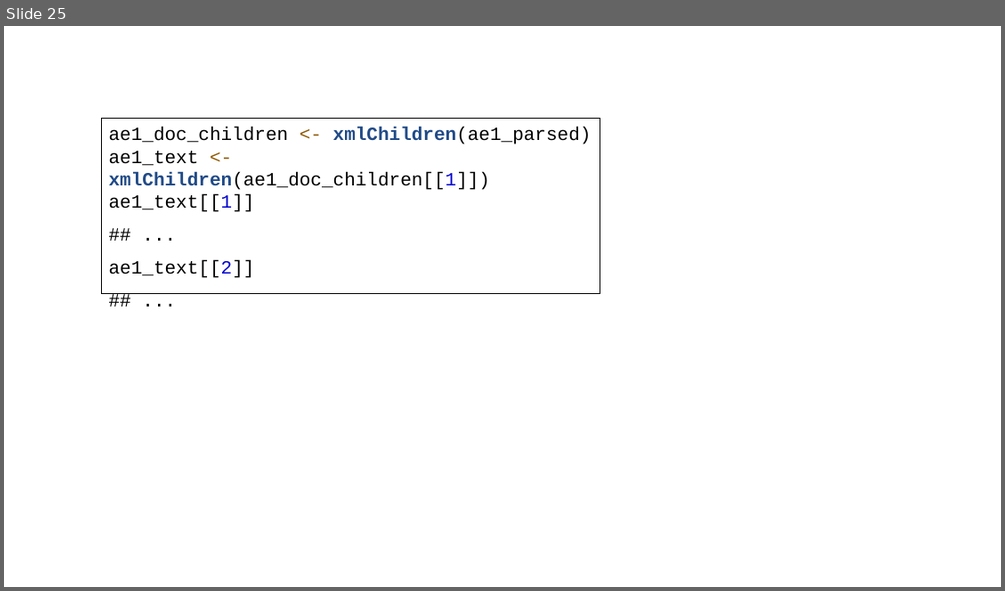
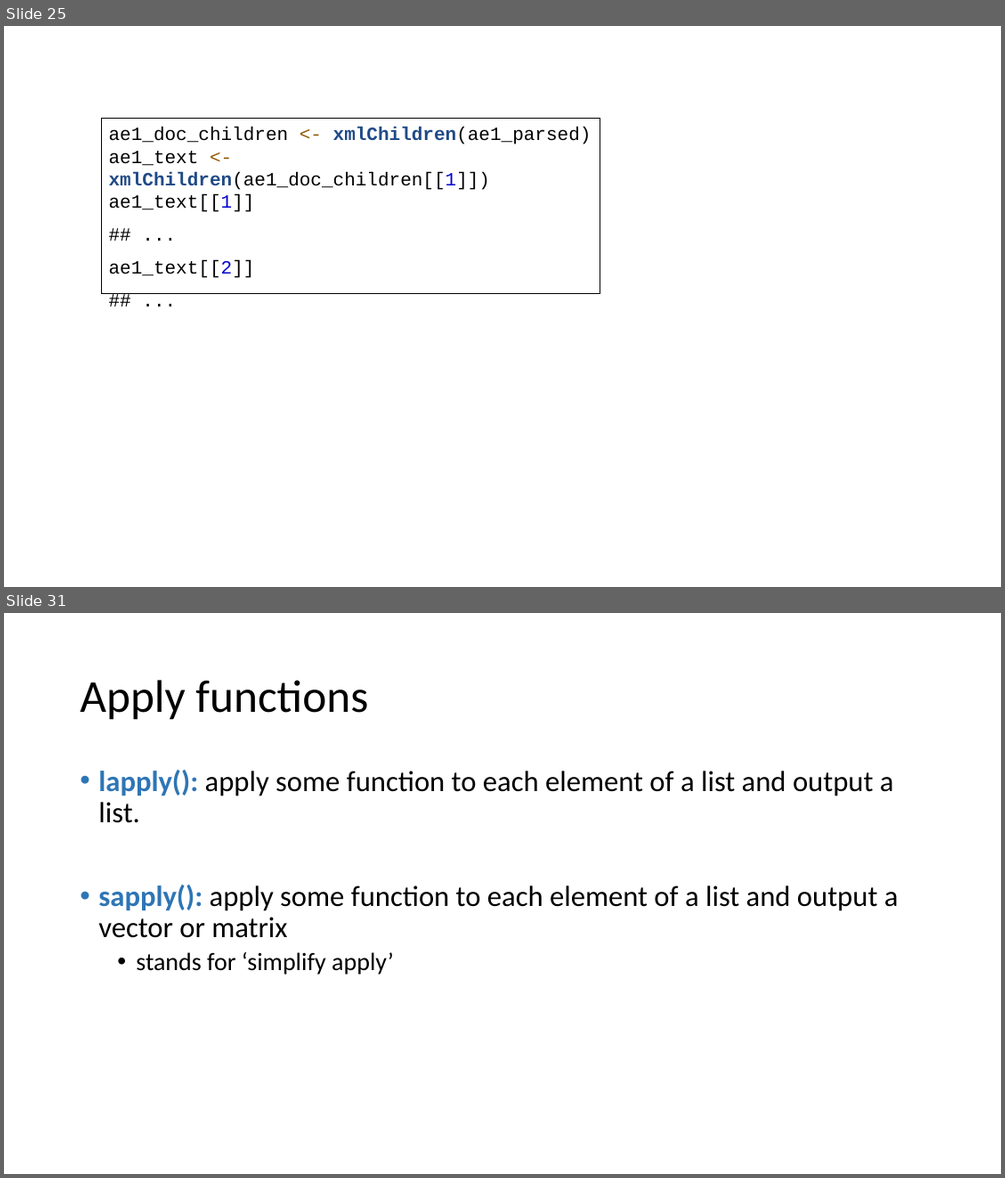
Before and after one commit to ajrtallman/Corpus_Linguistics_FSU_2023-2024, a slide deck: 03_lectures/Corpus linguistics_2023_12_15.pptx. Shown one above the other, each under a label of ours: slide 25 before the commit, slides 25 and 31 after it; the slides between them are not shown. The pictures are 1005x591 and 1005x1178 pixels, drawn with LibreOffice and Linux fonts; fonts in the diff are those of the drawing. Boxes give left, top, right and bottom in pixels: in the first picture for what was removed or moved away, otherwise in the second. Text is boxed around its words. In the diff, an @@ line names an element or a change of style, - is before the commit and + after.

```diff
--- a/03_lectures/Corpus linguistics_2023_12_15.pptx
+++ b/03_lectures/Corpus linguistics_2023_12_15.pptx
@@ slide 31 added at (4, 613, 1001, 1174), background #FFFFFF @@
@@ title added at (80, 680, 368, 720), 44 pt, text #000000 @@
+Apply functions
@@ text added at (98, 770, 898, 974), 28 pt, text #000000 @@
+• lapply(): apply some function to each element of a list and output a list.
+• sapply(): apply some function to each element of a list and output a vector or matrix
+  • stands for ‘simplify apply’
```
Also in this commit, not shown: 1 slide changed, 6 other slides added.
